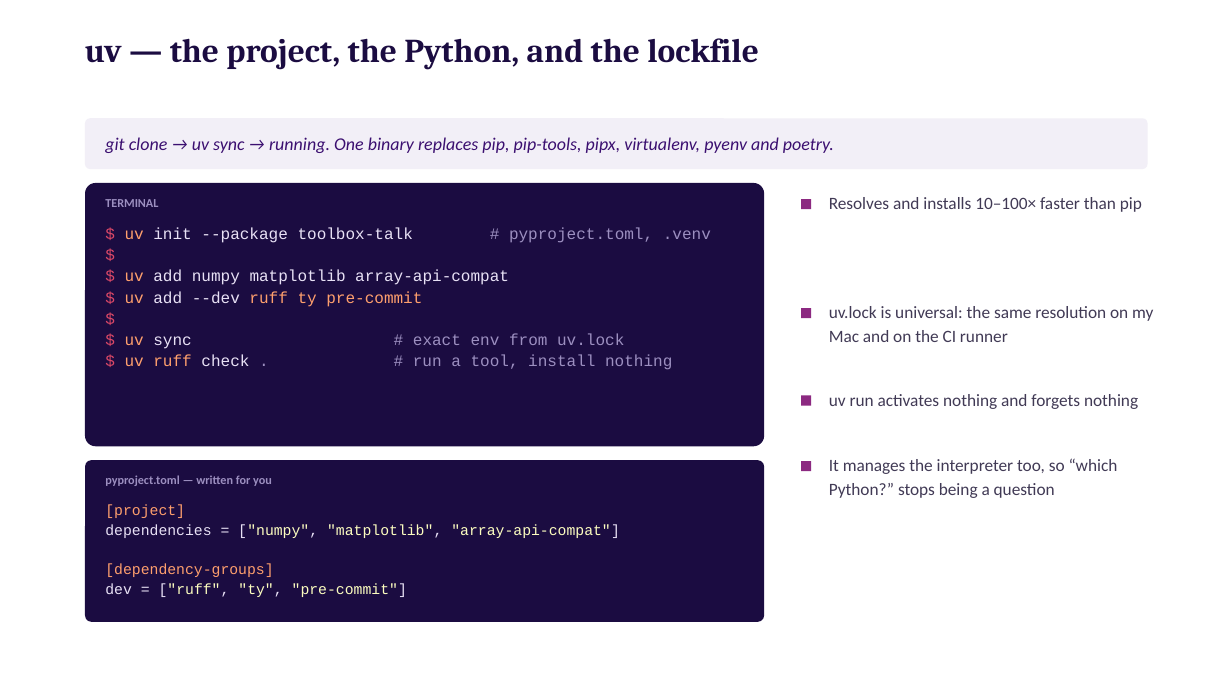
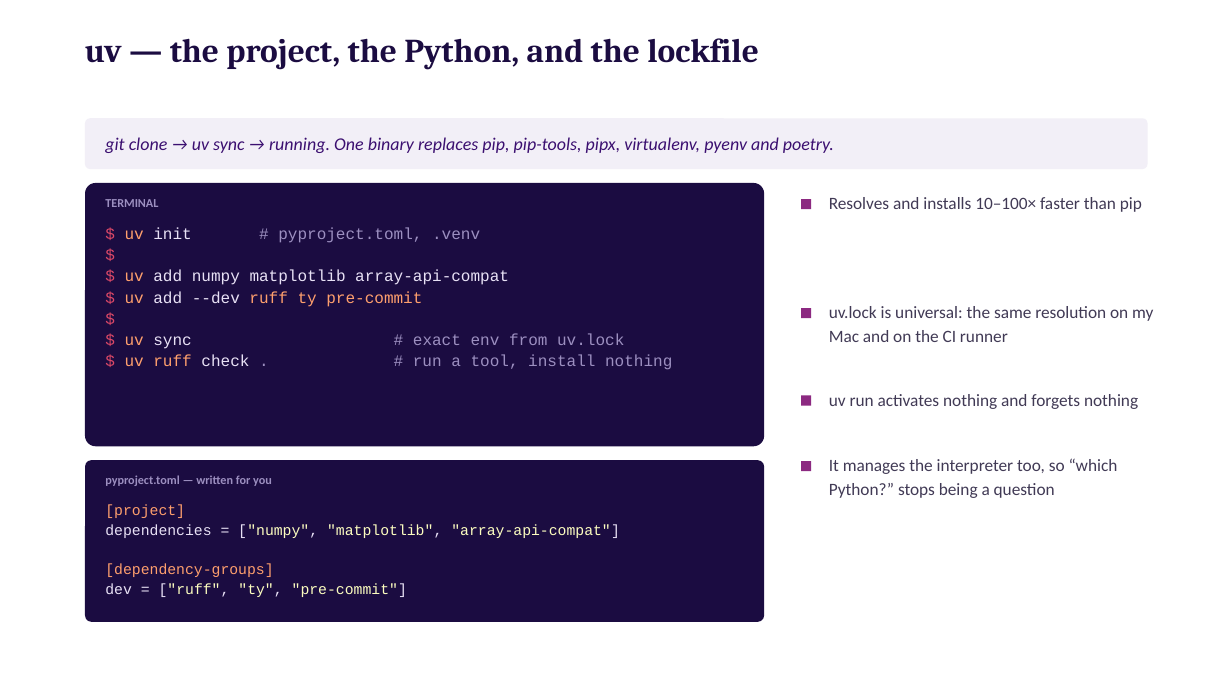
Before and after one commit to bryceshirley/quantum-oscillator, a slide deck: slide 16 of toolbox_talk.pptx. Drawn at 1232x693 pixels with LibreOffice and Linux fonts; fonts in the diff are those of the drawing. Boxes give left, top, right and bottom in pixels: in the first picture for what was removed or moved away, otherwise in the second. Text is boxed around its words. In the diff, an @@ line names an element or a change of style, - is before the commit and + after.

```diff
--- a/toolbox_talk.pptx
+++ b/toolbox_talk.pptx
@@ text at <box>125,227,480,243</box>: text changed; text colour #E8E1F5 to #9C8FC0 @@
-$ uv init --package toolbox-talk # pyproject.toml, .venv
+$ uv init # pyproject.toml, .venv
```
Also in this commit, not shown: 10 other slides changed, 1 slide removed, 1 other file.
